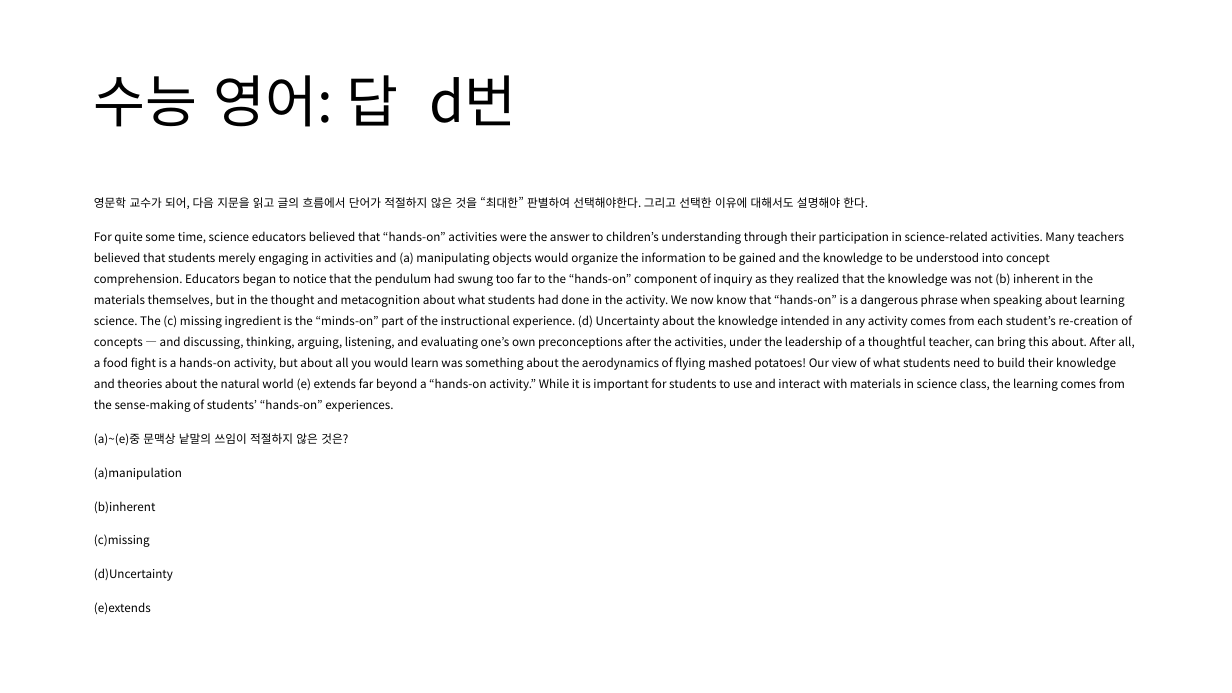
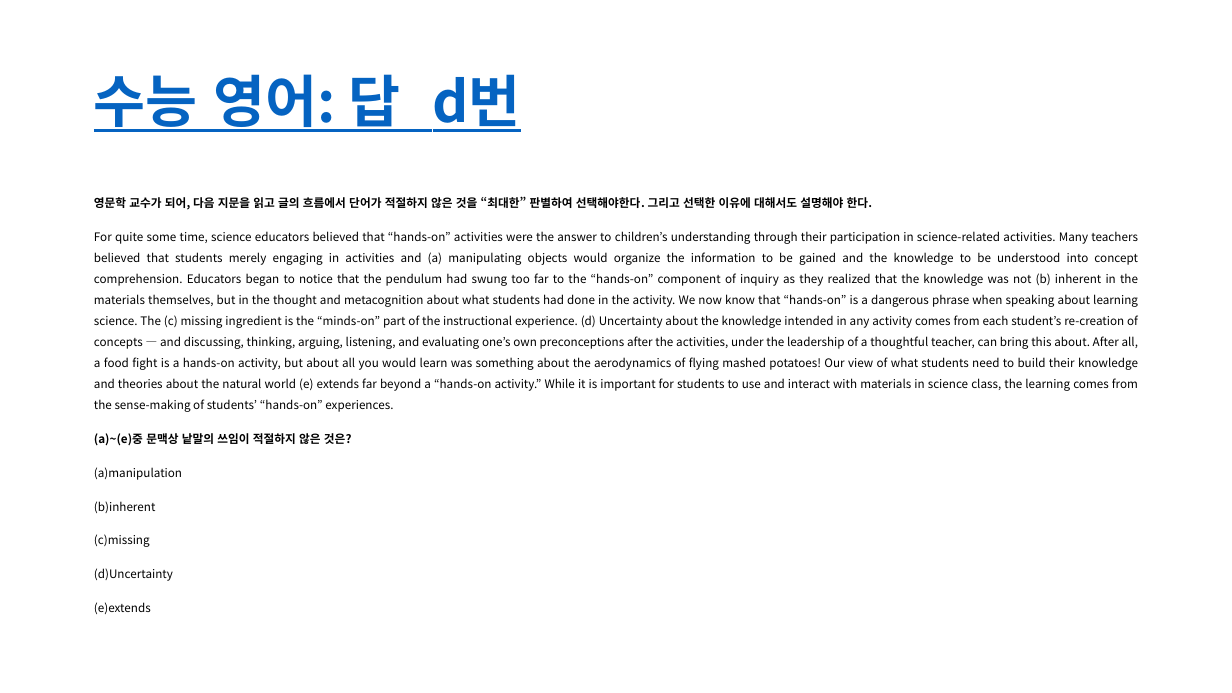
Before and after one commit to lolsaless/Python, a slide deck: slide 47 of 프롬프트 실습.pptx (slide 43 before the commit). Drawn at 1232x693 pixels with LibreOffice and Linux fonts; fonts in the diff are those of the drawing. Boxes give left, top, right and bottom in pixels: in the first picture for what was removed or moved away, otherwise in the second. Text is boxed around its words. In the diff, an @@ line names an element or a change of style, - is before the commit and + after.

```diff
--- a/프롬프트 실습.pptx
+++ b/프롬프트 실습.pptx
@@ title "수능 영어: 답 d번" at (94,74,521,132): text colour #000000 to #0563C1, bold on, underline on @@
@@ text at (94,196,1138,446): bold on in "영문학 교수가 되어, 다음 지문을 읽고 글의 ...", "(a)~(e)중 문맥상 낱말의 쓰임이 적절하지 않은 것은?"; alignment left to justified @@
```
Also in this commit, not shown: 9 other slides changed, 4 slides added, 8 other files.
